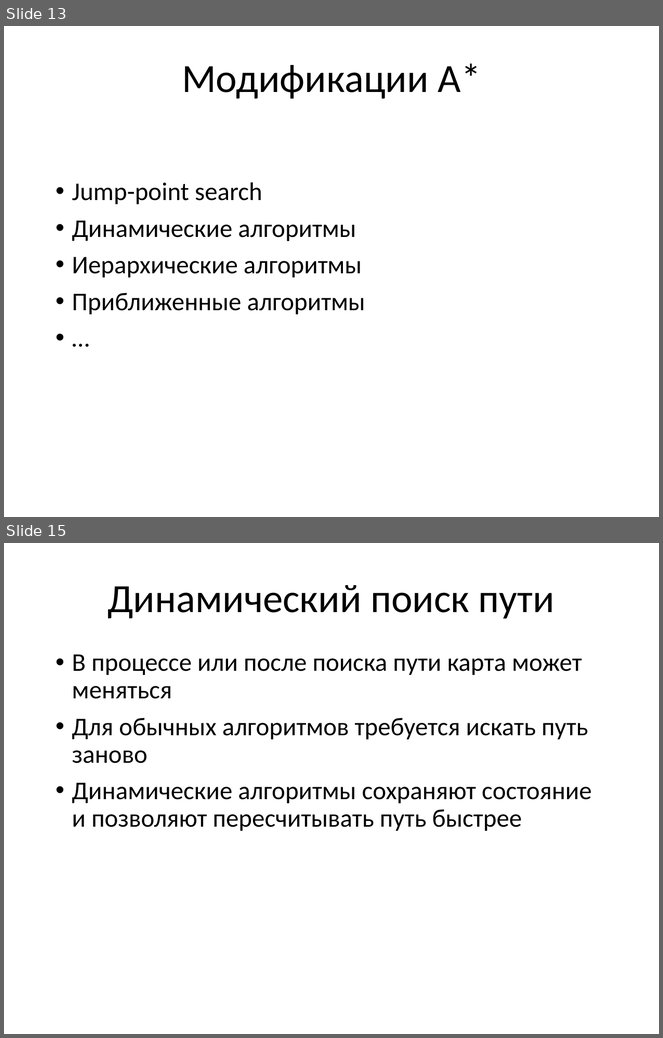
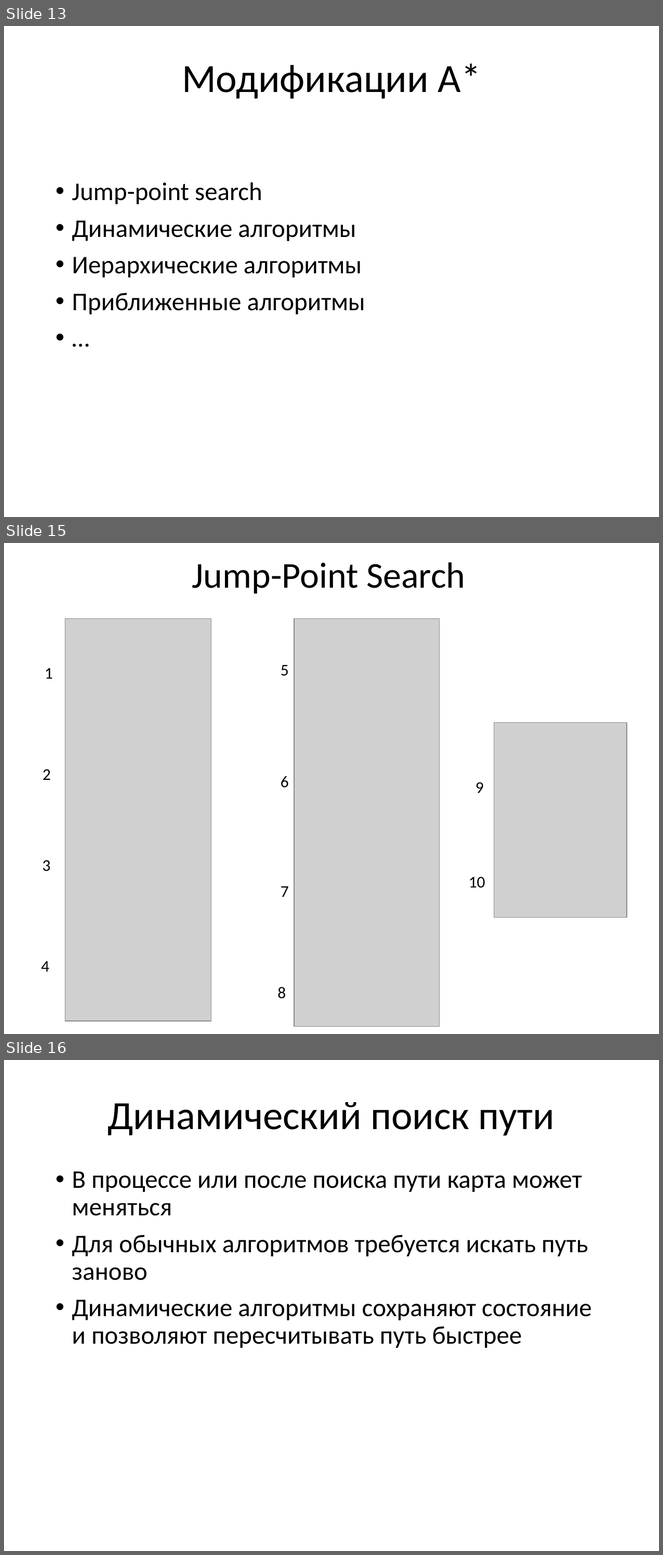
Before and after one commit to schadov/241m-lectures, a slide deck: Algorithms.pptx. Shown one above the other, each under a label of ours: slides 13 and 15 before the commit, slides 13, 15 and 16 after it; the slides between them are not shown. The pictures are 663x1038 and 663x1555 pixels, drawn with LibreOffice and Linux fonts; fonts in the diff are those of the drawing; grey boxes stand for pictures. Boxes give left, top, right and bottom in pixels: in the first picture for what was removed or moved away, otherwise in the second. Text is boxed around its words. In the diff, an @@ line names an element or a change of style, - is before the commit and + after.

```diff
--- a/Algorithms.pptx
+++ b/Algorithms.pptx
@@ slide 15 added at [4,543,659,1034], background #FFFFFF @@
@@ text added at [192,562,465,594], 40 pt, text #000000 @@
+Jump-Point Search
@@ picture added at [65,619,211,1022] @@
@@ picture added at [294,619,440,1027] @@
@@ text added at [281,665,289,676], 18 pt, text #000000 @@
+5
@@ text added at [45,668,53,679], 18 pt, text #000000 @@
+1
@@ picture added at [494,722,627,918] @@
@@ text added at [42,769,51,780], 18 pt, text #000000 @@
+2
@@ text added at [281,776,289,788], 18 pt, text #000000 @@
+6
@@ text added at [476,782,484,793], 18 pt, text #000000 @@
+9
@@ text added at [42,860,51,872], 18 pt, text #000000 @@
+3
@@ text added at [469,877,486,888], 18 pt, text #000000 @@
+10
@@ text added at [281,886,289,897], 18 pt, text #000000 @@
+7
@@ text added at [41,961,49,972], 18 pt, text #000000 @@
+4
@@ text added at [278,987,286,999], 18 pt, text #000000 @@
+8
@@ what was slide 15 is now slide 16 @@
```
Also in this commit, not shown: 7 slides changed, 5 other slides added, 1 slide removed.
